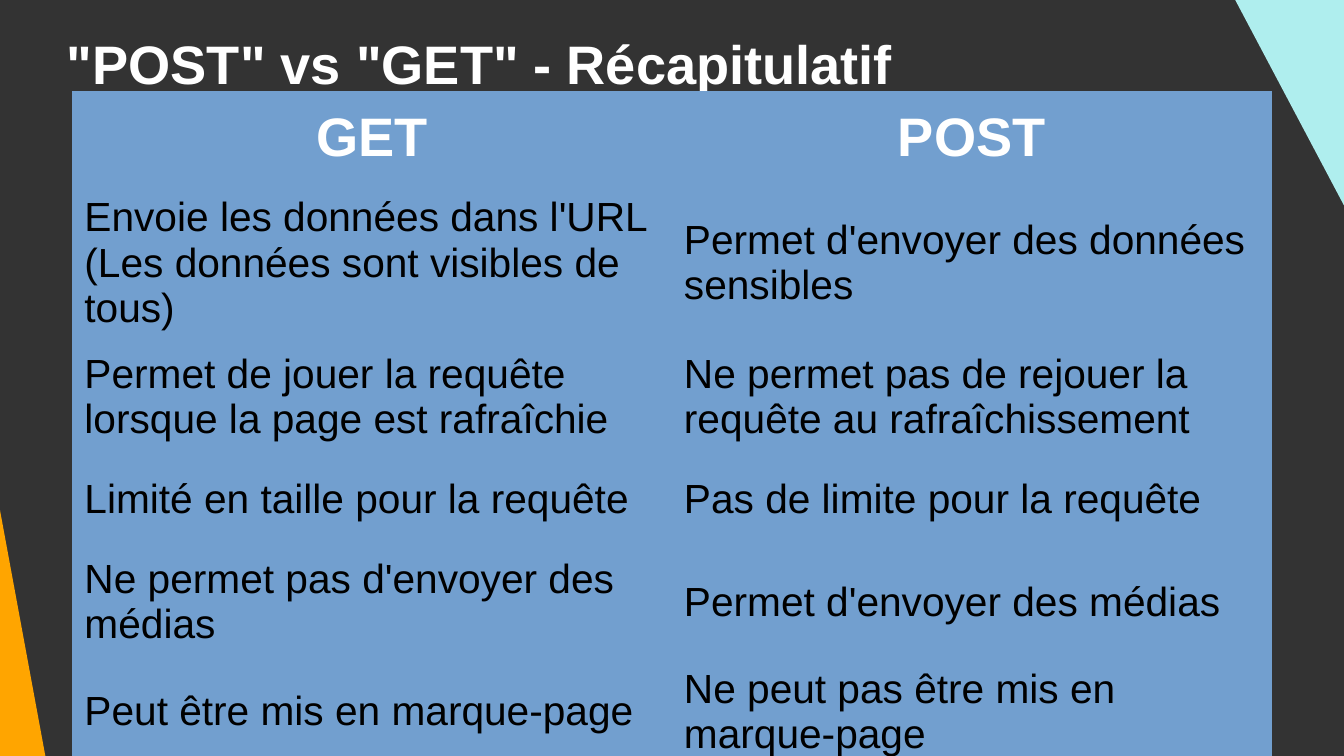
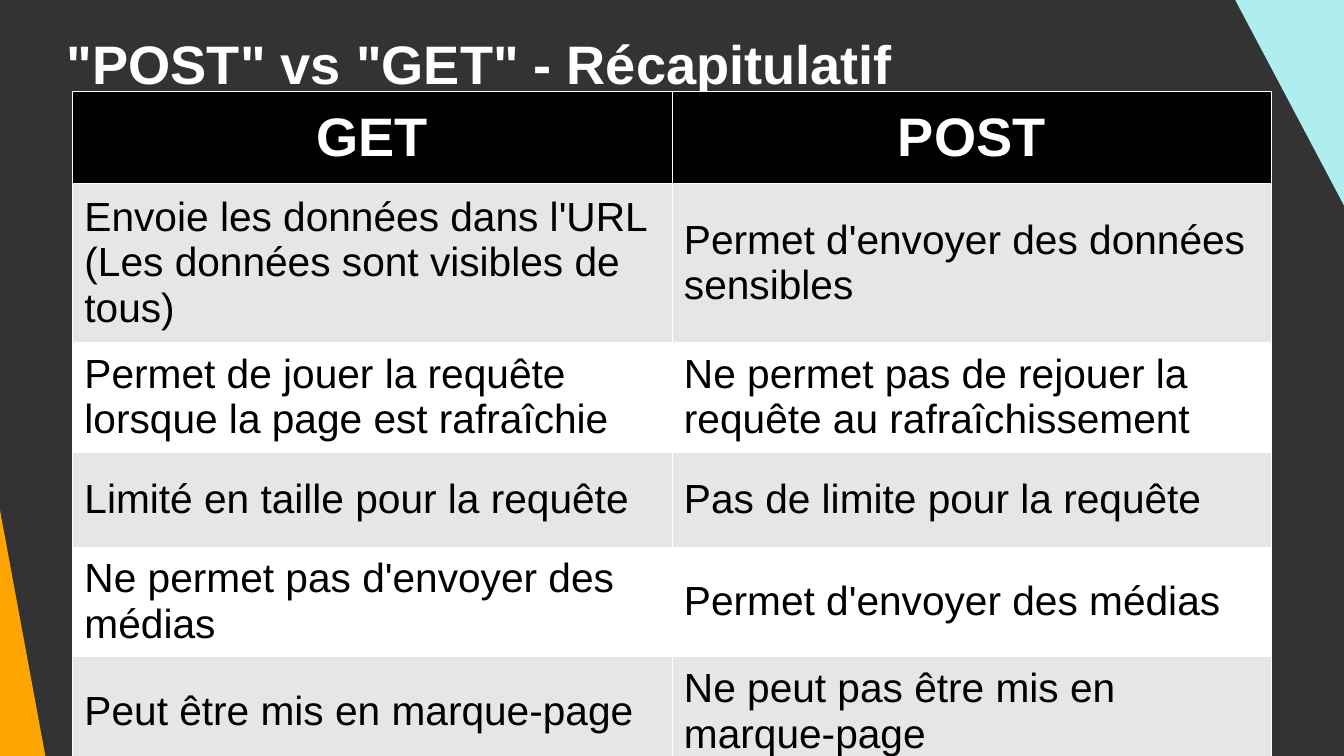
Before and after one commit to DanYellow/cours, a slide deck: slide 17 of integration-web-s1/travaux-pratiques/numero-2/presentation.odp (slide 16 before the commit). Drawn at 1344x756 pixels with LibreOffice and Linux fonts; fonts in the diff are those of the drawing. Boxes give left, top, right and bottom in pixels: in the first picture for what was removed or moved away, otherwise in the second. Text is boxed around its words. In the diff, an @@ line names an element or a change of style, - is before the commit and + after.

```diff
--- a/integration-web-s1/travaux-pratiques/numero-2/presentation.odp
+++ b/integration-web-s1/travaux-pratiques/numero-2/presentation.odp
@@ table at [72,91,1272,756] @@
@@ fill #729FCF to #000000 in row 1 @@
@@ fill #729FCF to #E6E6E6 in 6 cells @@
@@ fill #729FCF to #FFFFFF in 4 cells @@
@@ borders changed @@
```
Also in this commit, not shown: 4 other slides changed, 1 slide added, 4 other files.
